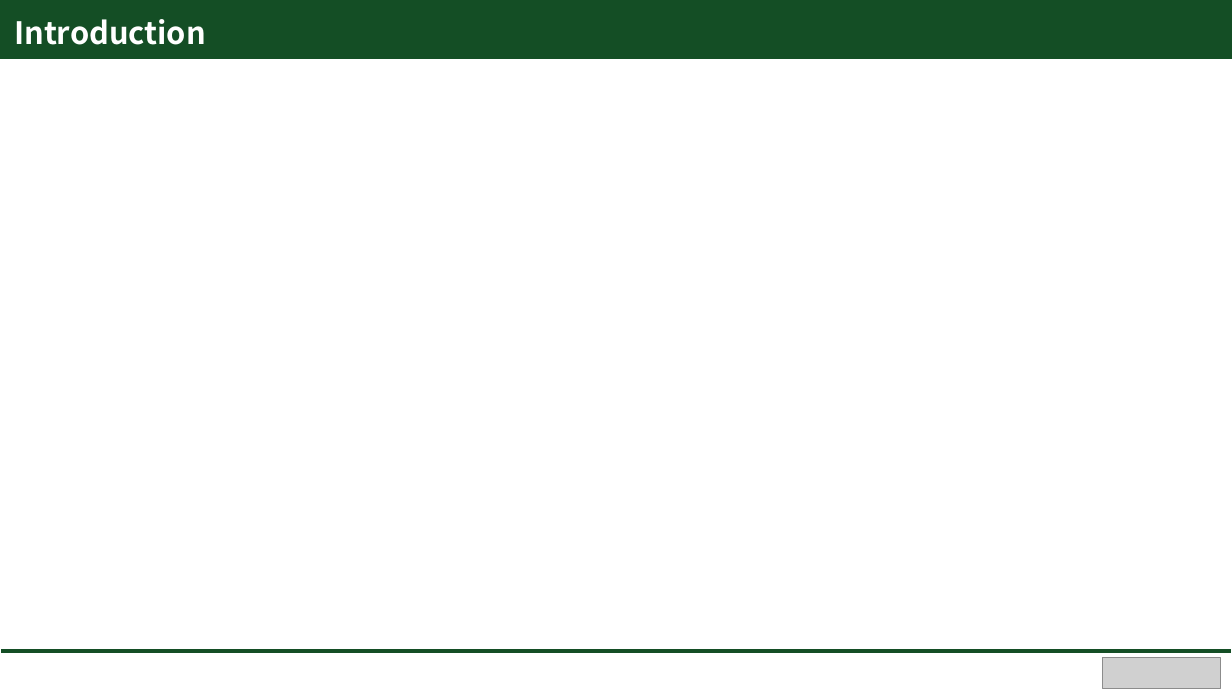
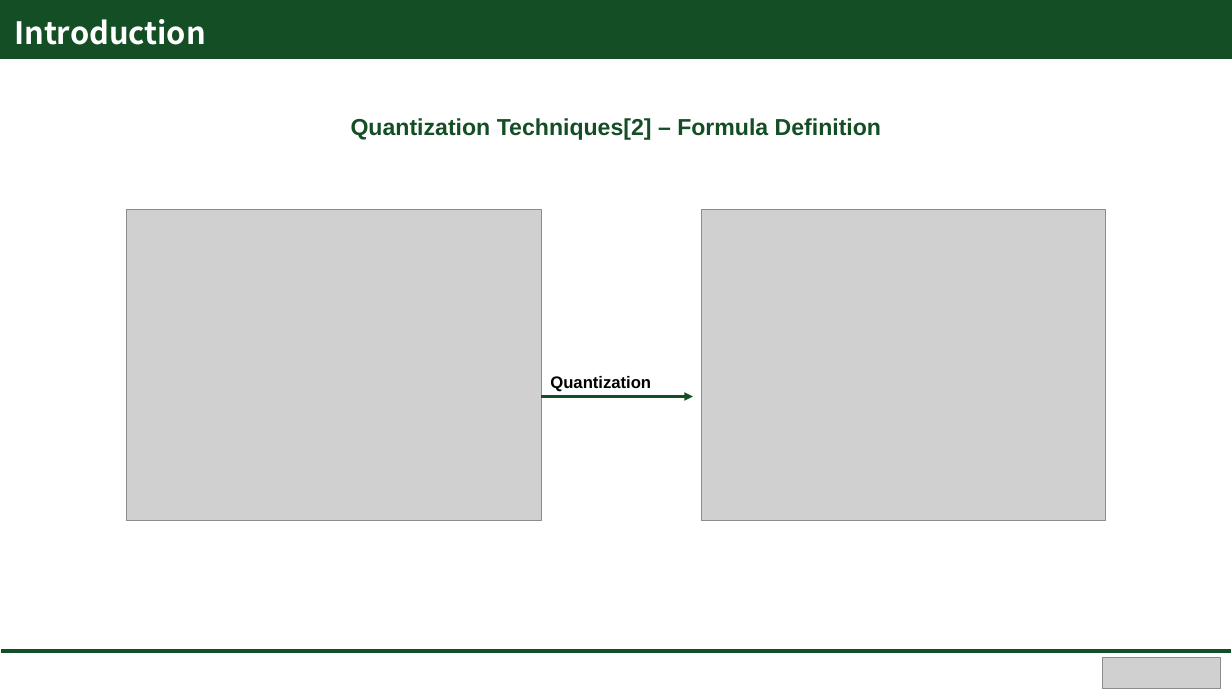
Before and after one commit to Hongsehyun/SV_Intern_Memo, a slide deck: slide 8 of 1. Study Summary/Paper Review/[2nd_Paper Review] Introduction and Execution of Quantization based on PyTorch.pptx. Drawn at 1232x693 pixels with LibreOffice and Linux fonts; fonts in the diff are those of the drawing; grey boxes stand for pictures. Boxes give left, top, right and bottom in pixels: in the first picture for what was removed or moved away, otherwise in the second. Text is boxed around its words. In the diff, an @@ line names an element or a change of style, - is before the commit and + after.

```diff
--- a/1. Study Summary/Paper Review/[2nd_Paper Review] Introduction and Execution of Quantization based on PyTorch.pptx
+++ b/1. Study Summary/Paper Review/[2nd_Paper Review] Introduction and Execution of Quantization based on PyTorch.pptx
@@ text added at (351, 118, 881, 140), 18 pt, text #144E25, bold @@
+Quantization Techniques[2] – Formula Definition
@@ group added at (127, 210, 1105, 520): 2 pictures, 1 arrow, 1 text @@
+Quantization
```
Also in this commit, not shown: 10 other slides changed, 1 slide added, 2 slides removed, 2 other files.
